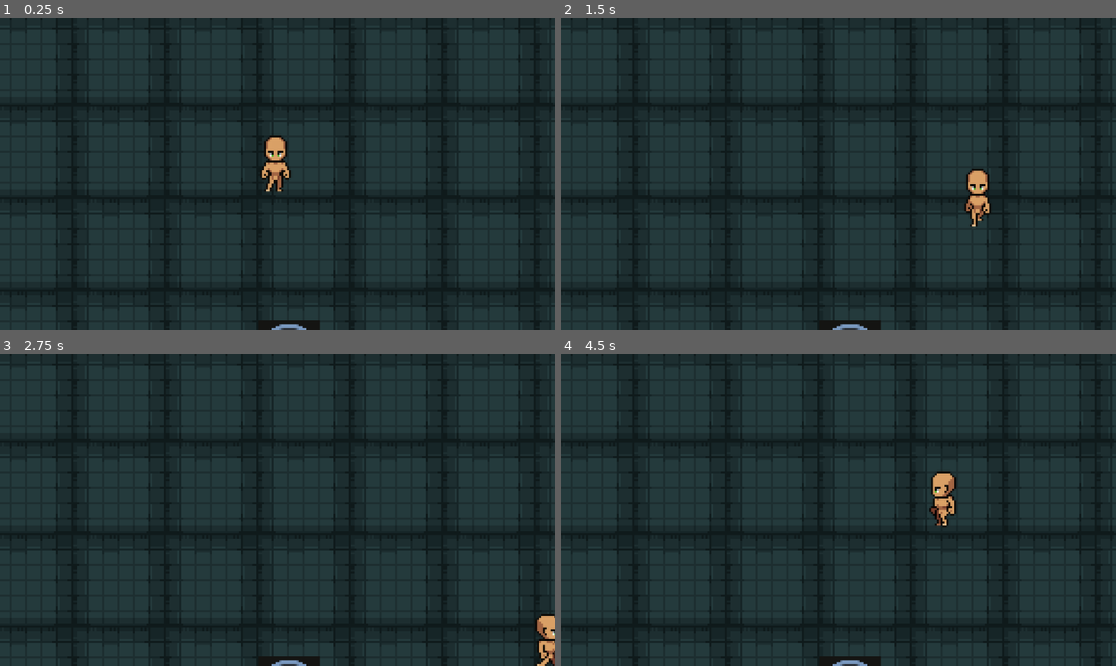
Above: before the commit, frames 1-4 (two rows, left to right).
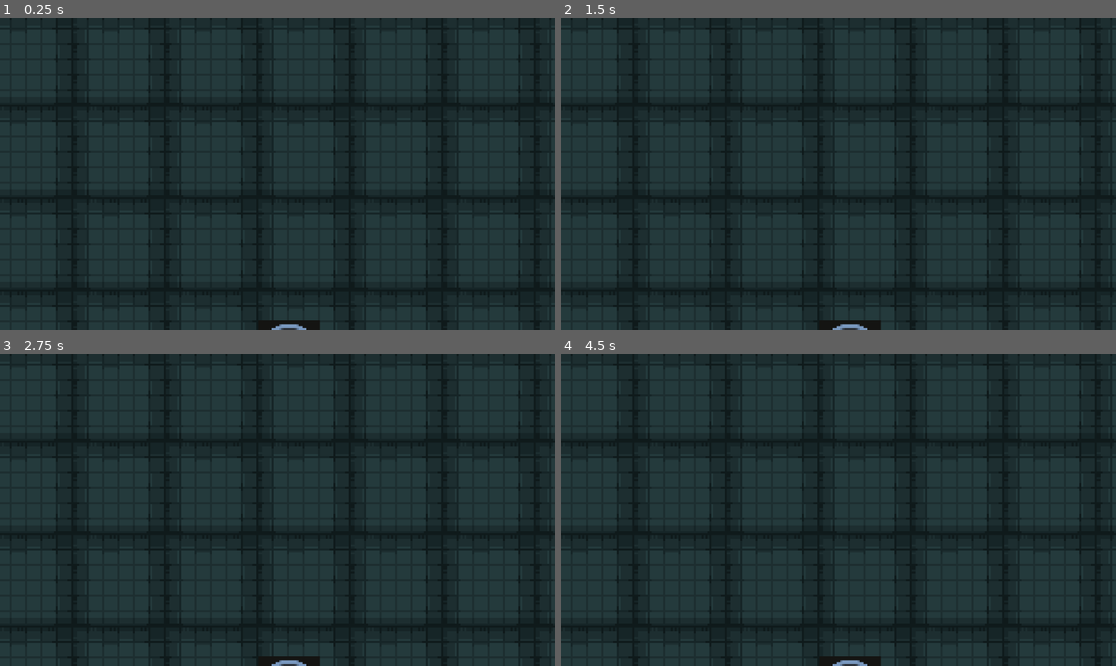
Above: after the commit, the same moments.

Repository: Marcooo33/Dungeon-Explorer
Game: Godot game, scene res://scenes/game.tscn
Same seed, same stepped clock (60 frames per second), same inputs: the game is played once before the commit and once after it. This scene is started directly instead of the project's main scene.
Inputs:
- Up to frame 1 (0.25 s): no input
- Up to frame 2 (1.5 s): hold D (move_right) 0.53-1.28 s; hold S (move_down) from 1.28 s (still down)
- Up to frame 3 (2.75 s): release S (move_down) at 2.03 s; hold D (move_right) from 2.03 s (still down)
- Up to frame 4 (4.5 s): release D (move_right) at 2.78 s; hold Up (move_up) 2.78-3.53 s; hold A (move_left) from 3.53 s (still down)

The runs differ from the first frame. In frame 1, 0.7% of the frame differs, in the area x 46-53%, y 37-56%; in frame 2, 0.6%; in frame 3, 0.5%; in frame 4, 0.7%.

Commit message:
feat [main]: implement create/join in game
Co-Authored-By: 4lePl4y <215759906+4lePl4y@users.noreply.github.com>

Diff:
--- a/client/network/NetworkManager.gd
+++ b/client/network/NetworkManager.gd
@@ -2,6 +2,7 @@
 
 var SERVER_IP = OS.get_environment("SERVER_IP") if OS.has_environment("SERVER_IP") else "127.0.0.1"
 var SERVER_PORT = OS.get_environment("SERVER_PORT") if OS.has_environment("PORT") else "8080"
+var GAME_PORT = 0
 
 var matchmaker_socket = StreamPeerTCP.new()
 var game_socket = StreamPeerTCP.new()
@@ -9,6 +10,7 @@
 # Segnali per avvisare il resto del gioco quando succede qualcosa
 signal matchmaker_connected
 signal game_started(port)
+signal game_data_received(data)
 
 func _ready():
 	# Connessione automatica all'avvio
@@ -39,8 +41,15 @@
 	print("Ricevuto da ", source, ": ", data)
 
 	if source == "Matchmaker":
-		var game_port = data.get_slice(" ", 2).to_int()
-		connect_to_game_server(game_port)
+		# Esegui il parsing di "START port code"
+		var parts = data.split(" ")
+		if parts.size() >= 2:
+			var game_port = parts[1].to_int()
+			connect_to_game_server(game_port)
+
+	elif source == "GameServer":
+		# Inoltra i dati al GameManager tramite segnale
+		emit_signal("game_data_received", data)
 
 func send_to_matchmaker(msg: String):
 	if matchmaker_socket.get_status() == StreamPeerTCP.STATUS_CONNECTED:
--- a/client/project.godot
+++ b/client/project.godot
@@ -18,6 +18,10 @@
 [autoload]
 
 NetworkManager="*uid://dnq8aytad4rdv"
+
+[display]
+
+window/size/mode=1
 
 [input]
 
--- /dev/null
+++ b/client/scenes/GameManager.gd
@@ -0,0 +1,61 @@
+extends Node2D
+
+# Percorso della scena del giocatore dal tuo progetto
+@onready var player_scene = preload("res://characters/player/player.tscn")
+
+# Dizionario per gestire i nodi dei giocatori: { id_int: NodoPlayer }
+var players_nodes = {}
+
+func _ready():
+	# Ci connettiamo al segnale del NetworkManager
+	NetworkManager.game_data_received.connect(_on_game_data_received)
+	print("GameManager: Pronto a ricevere dati di gioco")
+
+func _on_game_data_received(data: String):
+	# Il server C potrebbe inviare più comandi in un unico pacchetto
+	var lines = data.split("\n")
+	for line in lines:
+		var trimmed = line.strip_edges()
+		if trimmed != "":
+			_parse_message(trimmed)
+
+func _parse_message(msg: String):
+	var parts = msg.split(" ")
+
+	# Logica SPAWN: "SPAWN ID X Y"
+	if parts[0] == "SPAWN" and parts.size() >= 4:
+		var id = parts[1].to_int()
+		var x = parts[2].to_int()
+		var y = parts[3].to_int()
+		_handle_spawn(id, Vector2(x, y))
+
+	# Esempio futuro: Logica MOVE per la sincronizzazione
+	elif parts[0] == "MOVE" and parts.size() >= 4:
+		var id = parts[1].to_int()
+		var x = parts[2].to_int()
+		var y = parts[3].to_int()
+		_update_player_position(id, Vector2(x, y))
+
+func _handle_spawn(id: int, pos: Vector2):
+	if not players_nodes.has(id):
+		var new_player = player_scene.instantiate()
+		new_player.name = "Player_" + str(id)
+		new_player.position = pos
+
+		# Distinguiamo i giocatori con i colori
+		if id == 0:
+			new_player.modulate = Color.BLUE
+		elif id == 1:
+			new_player.modulate = Color.RED
+		elif id == 2:
+			new_player.modulate = Color.GREEN
+		elif id == 3:
+			new_player.modulate = Color.YELLOW
+
+		add_child(new_player)
+		players_nodes[id] = new_player
+		print("Rendering Giocatore ID: ", id, " in posizione: ", pos)
+
+func _update_player_position(id: int, pos: Vector2):
+	if players_nodes.has(id):
+		players_nodes[id].position = pos
--- a/client/scenes/game.tscn
+++ b/client/scenes/game.tscn
@@ -1,14 +1,10 @@
 [gd_scene format=3 uid="uid://bj8687ybo8yhn"]
 
-[ext_resource type="Script" uid="uid://0btnoqssat7p" path="res://scenes/network.gd" id="1_lnu2h"]
-[ext_resource type="PackedScene" uid="uid://p3xowvxpg8ps" path="res://characters/player/player.tscn" id="1_uwrxv"]
+[ext_resource type="Script" uid="uid://y7jvm16tr7mu" path="res://scenes/GameManager.gd" id="1_lnu2h"]
 [ext_resource type="PackedScene" uid="uid://dcyh5g2cw53ky" path="res://scenes/rooms/lobby/lobby.tscn" id="2_yqjtg"]
 
 [node name="Game" type="Node2D" unique_id=1110511085]
 script = ExtResource("1_lnu2h")
-
-[node name="Player" parent="." unique_id=424238145 instance=ExtResource("1_uwrxv")]
-position = Vector2(153, 77)
 
 [node name="TileMapLayer" parent="." unique_id=687620979 instance=ExtResource("2_yqjtg")]
 
--- a/client/scenes/main_menu/join_menu/join_menu.gd
+++ b/client/scenes/main_menu/join_menu/join_menu.gd
@@ -5,8 +5,12 @@
 	var input_code = $VBoxContainer/CodeLineEdit.text
 	if NetworkManager.matchmaker_socket.get_status() == StreamPeerTCP.STATUS_CONNECTED:
 		NetworkManager.send_to_matchmaker("JOIN " + input_code)
-		# Suggerimento: non cambiare scena subito.
-		# Aspetta che il server ti confermi la creazione!
-		# Puoi farlo collegandoti al segnale 'game_started'
 	else:
 		print("Impossibile creare partita: Matchmaker non connesso.")
+
+func _ready():
+	# Opzionale: connettiti al segnale per cambiare scena solo quando la porta è pronta
+	NetworkManager.connect("game_started", _on_game_ready)
+
+func _on_game_ready(_port):
+	get_tree().change_scene_to_file("res://scenes/game.tscn")
--- a/client/scenes/main_menu/main_menu.gd
+++ b/client/scenes/main_menu/main_menu.gd
@@ -3,9 +3,6 @@
 func _on_createGame_button_pressed() -> void:
 	if NetworkManager.matchmaker_socket.get_status() == StreamPeerTCP.STATUS_CONNECTED:
 		NetworkManager.send_to_matchmaker("CREATE")
-		# Suggerimento: non cambiare scena subito.
-		# Aspetta che il server ti confermi la creazione!
-		# Puoi farlo collegandoti al segnale 'game_started'
 	else:
 		print("Impossibile creare partita: Matchmaker non connesso.")
 
Not shown, added: client/scenes/GameManager.gd.uid
Not shown, changed: server/bin/game
Not shown, changed: server/bin/matchmaker
Not shown, changed: server/src/game.c
Not shown, changed: server/src/matchmaker.c
